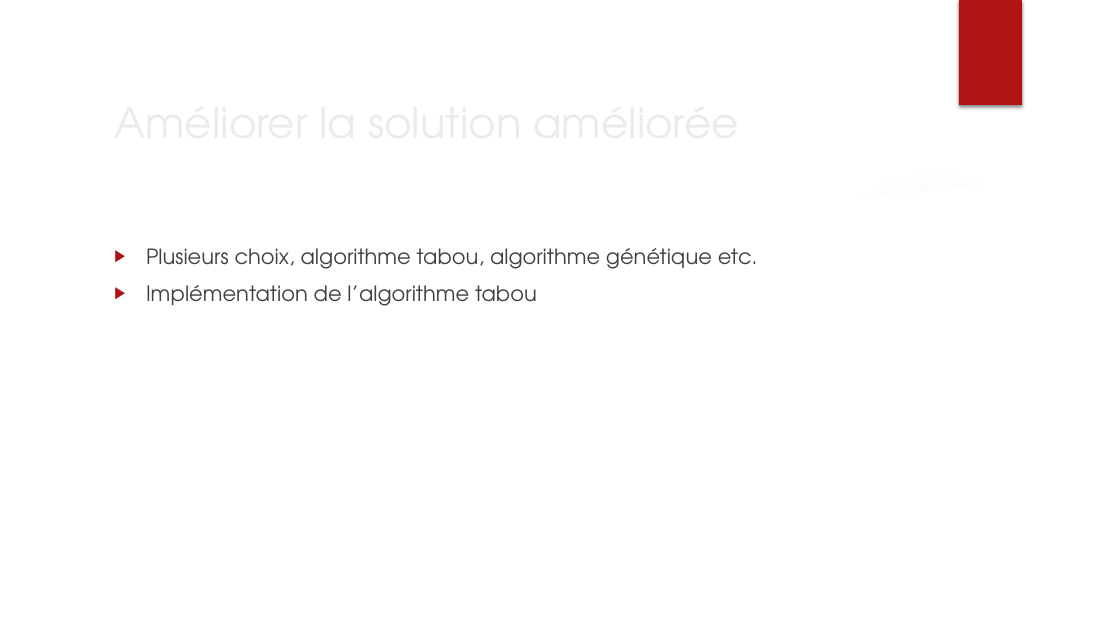
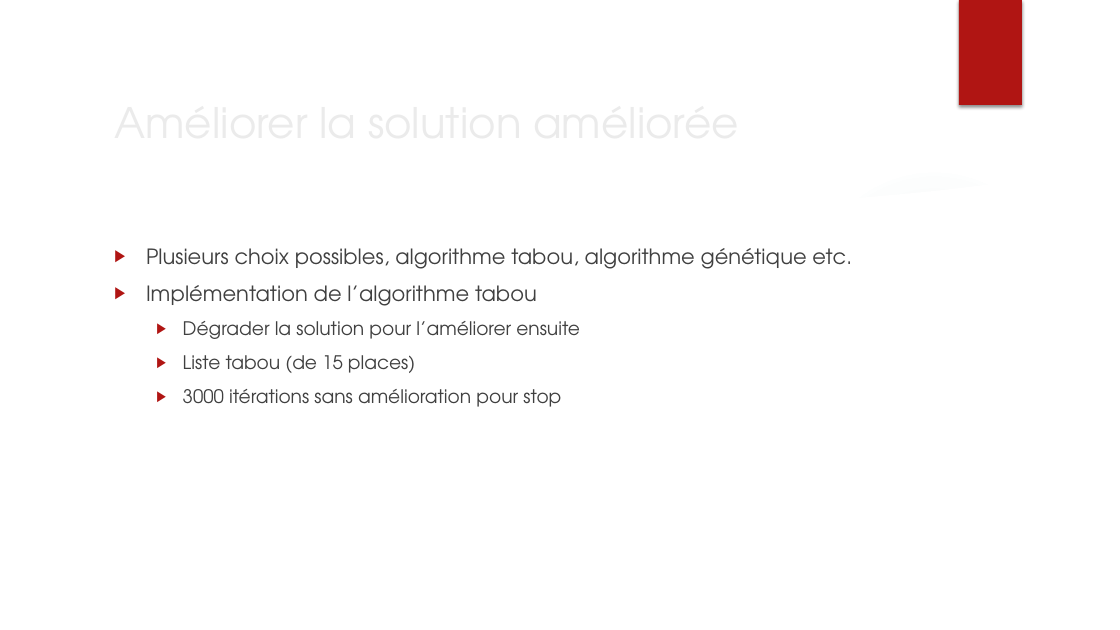
Before and after one commit to jordane-quincy/M2_MetaHeuristique, a slide deck: slide 8 of TP/Soutenance.pptx. Drawn at 1120x630 pixels with LibreOffice and Linux fonts; fonts in the diff are those of the drawing; background and template pictures are left out. Boxes give left, top, right and bottom in pixels: in the first picture for what was removed or moved away, otherwise in the second. Text is boxed around its words. In the diff, an @@ line names an element or a change of style, - is before the commit and + after.

Commit message:
the end of ppt

```diff
--- a/TP/Soutenance.pptx
+++ b/TP/Soutenance.pptx
@@ text at [146,248,852,269]: text changed @@
-▶ Plusieurs choix, algorithme tabou, algorithme génétique etc.
+▶ Plusieurs choix possibles, algorithme tabou, algorithme génétique etc.
@@ text at [183,321,580,407]: paragraphs added @@
+  ▶ Dégrader la solution pour l’améliorer ensuite
+  ▶ Liste tabou (de 15 places)
+  ▶ 3000 itérations sans amélioration pour stop
```
Also in this commit, not shown: 4 other slides changed, 2 slides added, 2 slides removed.
